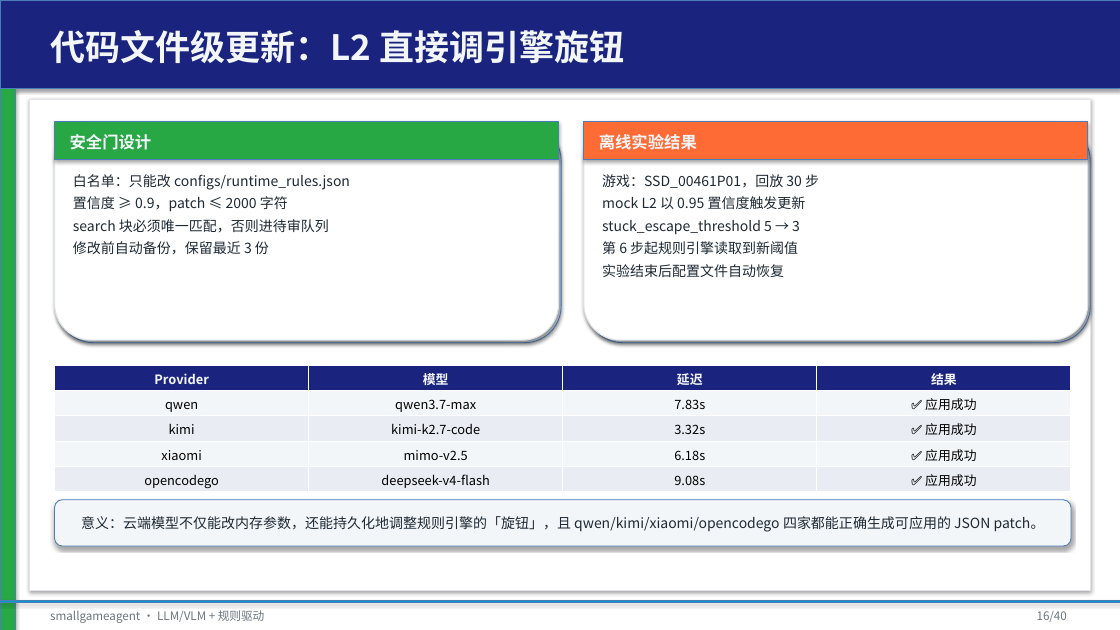
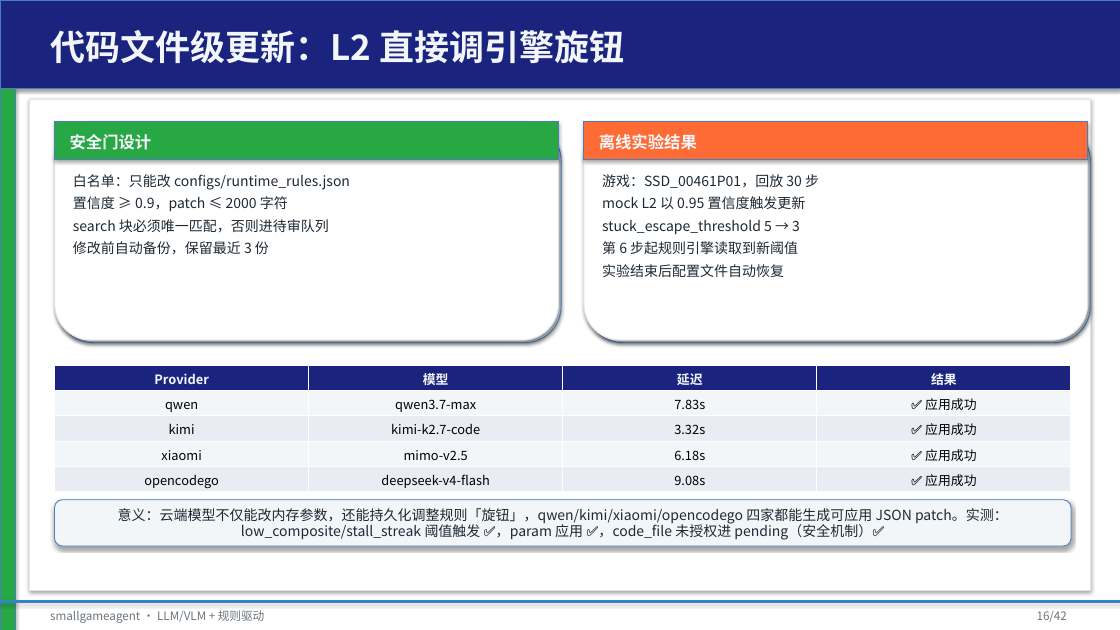
Before and after one commit to tzhazuma/smallgameagent, a slide deck: slide 16 of reports/smallgameagent_report.pptx. Drawn at 1120x630 pixels with LibreOffice and Linux fonts; fonts in the diff are those of the drawing. Boxes give left, top, right and bottom in pixels: in the first picture for what was removed or moved away, otherwise in the second. Text is boxed around its words. In the diff, an @@ line names an element or a change of style, - is before the commit and + after.

Commit message:
reports: 同步最新 PDF/PPTX/TeX (VLM 层 + 规则更新 + 50 游戏统计)

```diff
--- a/reports/smallgameagent_report.pptx
+++ b/reports/smallgameagent_report.pptx
@@ text in rounded rectangle at (118, 508, 1008, 540): text changed @@
-意义：云端模型不仅能改内存参数，还能持久化地调整规则引擎的「旋钮」，且 qwen/kimi/xiaomi/opencodego 四家都能正确生成可应用的 JSON patch。
+意义：云端模型不仅能改内存参数，还能持久化调整规则「旋钮」，qwen/kimi/xiaomi/opencodego 四家都能生成可应用 JSON patch。实测：low_composite/stall_streak 阈值触发 ✅，param 应用 ✅，code_file 未授权进 pending（安全机制）✅
@@ text at (1037, 611, 1067, 622): text changed @@
-16/40
+16/42
```
Also in this commit, not shown: 38 other slides changed, 2 slides added, 2 other files.
